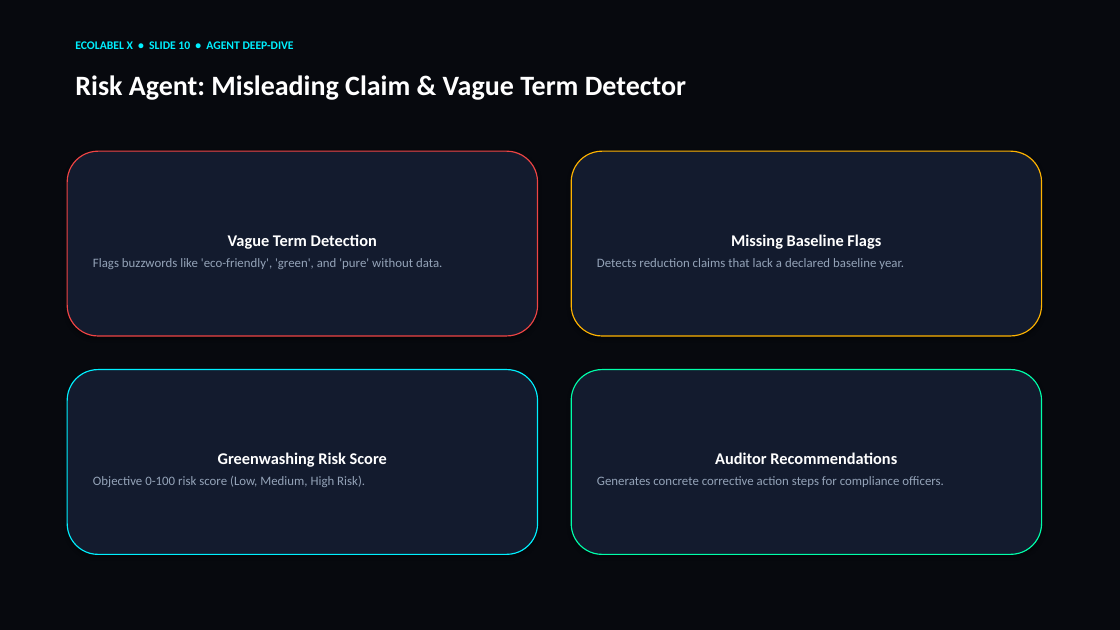
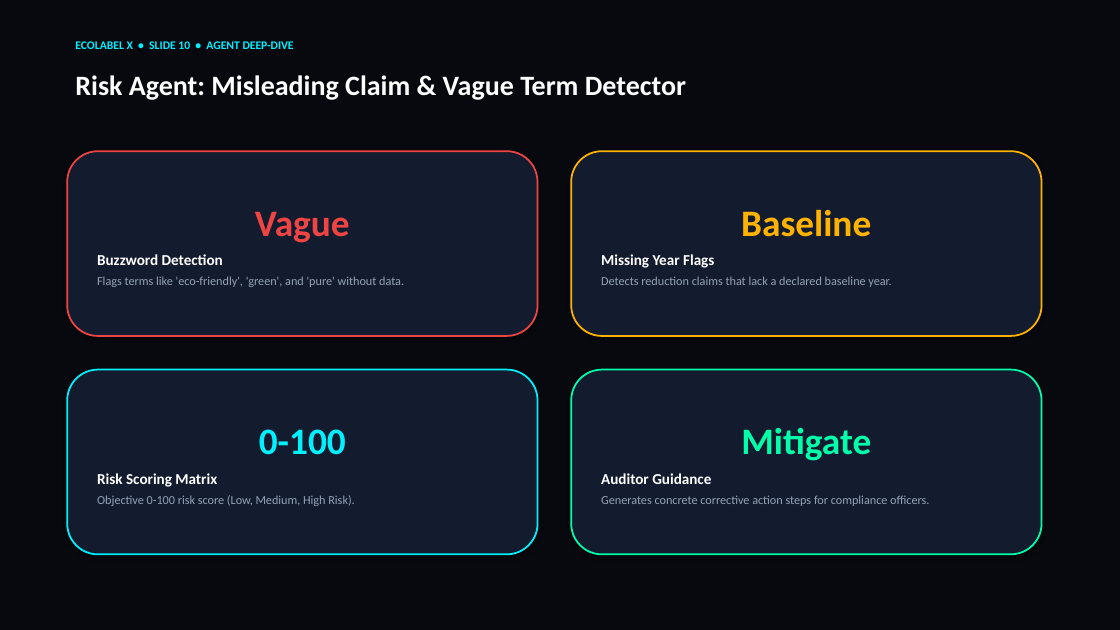
Before and after one commit to mohamedidhris777/eco-label, a slide deck: slide 10 of EcoLabel_X_Hackathon_Presentation.pptx. Drawn at 1120x630 pixels with LibreOffice and Linux fonts; fonts in the diff are those of the drawing. Boxes give left, top, right and bottom in pixels: in the first picture for what was removed or moved away, otherwise in the second. Text is boxed around its words. In the diff, an @@ line names an element or a change of style, - is before the commit and + after.

```diff
--- a/EcoLabel_X_Hackathon_Presentation.pptx
+++ b/EcoLabel_X_Hackathon_Presentation.pptx
@@ rounded rectangle "Vague" at [67, 151, 538, 336]: outline #EF4444 1 pt to #EF4444 1.5 pt @@
@@ rounded rectangle "Baseline" at [571, 151, 1042, 336]: outline #FFB300 1 pt to #FFB300 1.5 pt @@
@@ text in rounded rectangle at [601, 209, 871, 268]: text changed; size 14 to 13 pt @@
-Missing Baseline Flags
+Baseline
+Missing Year Flags
@@ text in rounded rectangle at [97, 211, 404, 287]: text changed; size 11 to 10.5 pt @@
-Vague Term Detection
-Flags buzzwords like 'eco-friendly', 'green', and 'pure' without data.
+Vague
+Buzzword Detection
+Flags terms like 'eco-friendly', 'green', and 'pure' without data.
@@ text in rounded rectangle at [601, 276, 891, 287]: size 11 to 10.5 pt in "Detects reduction claims that lack a declared ..." @@
@@ rounded rectangle "0-100" at [67, 370, 538, 555]: outline #00F0FF 1 pt to #00F0FF 1.5 pt @@
@@ rounded rectangle "Mitigate" at [571, 370, 1042, 555]: outline #00FFAA 1 pt to #00FFAA 1.5 pt @@
@@ text in rounded rectangle at [97, 429, 346, 487]: text changed; size 14 to 13 pt @@
-Greenwashing Risk Score
+0-100
+Risk Scoring Matrix
@@ text in rounded rectangle at [601, 427, 871, 484]: text changed; size 14 to 13 pt @@
-Auditor Recommendations
+Mitigate
+Auditor Guidance
@@ text in rounded rectangle at [97, 495, 354, 506]: size 11 to 10.5 pt in "Objective 0-100 risk score (Low, Medium, High ..." @@
@@ text in rounded rectangle at [601, 495, 929, 506]: size 11 to 10.5 pt in "Generates concrete corrective action steps for compliance ..." @@
```
Also in this commit, not shown: 24 other slides changed, 2 other files.
